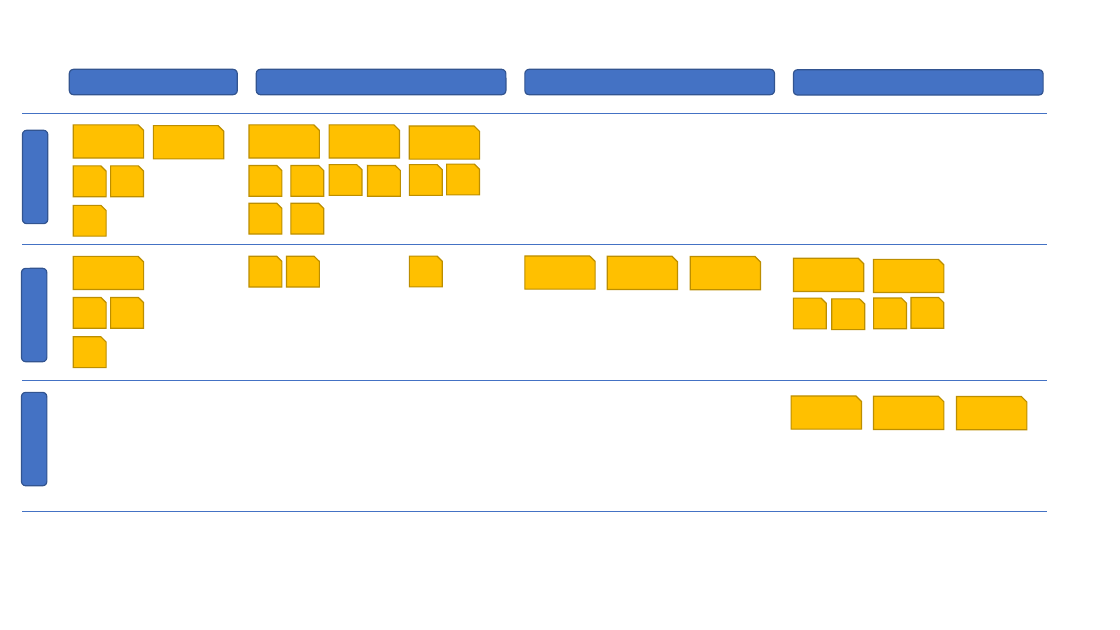
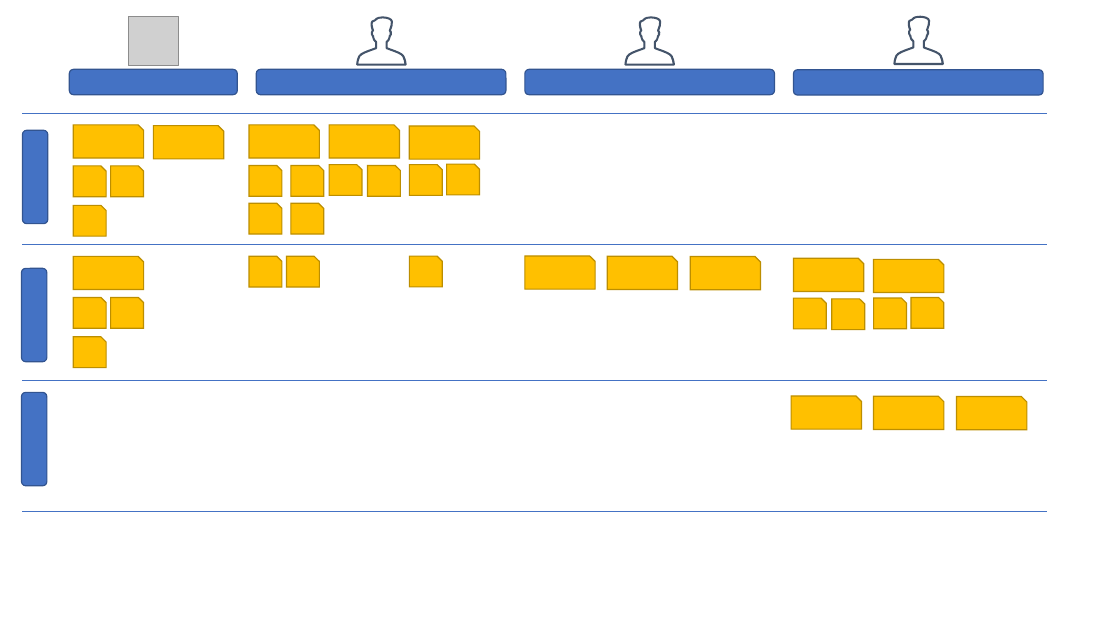
Before and after one commit to 200Meters/Sales-Scrum, a slide deck: slide 9 of Sprint Cadence Diagrams.pptx (slide 8 before the commit). Drawn at 1120x630 pixels with LibreOffice and Linux fonts; fonts in the diff are those of the drawing; grey boxes stand for pictures. Boxes give left, top, right and bottom in pixels: in the first picture for what was removed or moved away, otherwise in the second. Text is boxed around its words. In the diff, an @@ line names an element or a change of style, - is before the commit and + after.

```diff
--- a/Sprint Cadence Diagrams.pptx
+++ b/Sprint Cadence Diagrams.pptx
@@ picture added at (129, 17, 179, 66) @@
@@ freeform shape added at (356, 17, 407, 66), fill #44546A @@
@@ freeform shape added at (624, 17, 675, 66), fill #44546A @@
@@ freeform shape added at (894, 16, 944, 66), fill #44546A @@
```
Also in this commit, not shown: 2 slides added.
